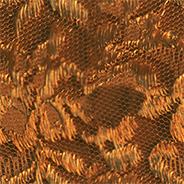
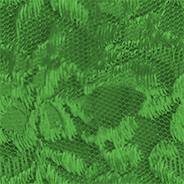
The second 184px x 184px image is a revision of the first. Changes to its layers:
pixels changed over (0, 0, 184, 184) (layer not identified)
